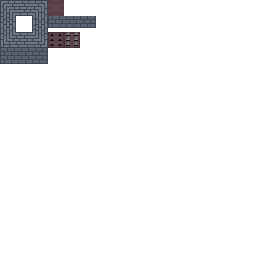
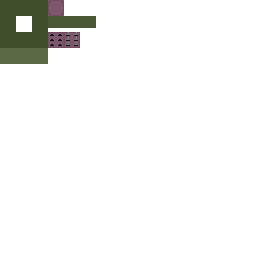
Comparing the layer stacks of the two 256x256 images. Changes:
renamed "alk_ruins_beta.png" to "Layer", hid it, opacity 100% → 41%, moved it above "alk_ruins_beta.png", painted on it over [0, 0, 96, 64]
renamed "Layer" to "alk_ruins_beta.png", showed it, painted on it over [0, 0, 96, 64]
painted on "Layer #1" over [48, 32, 80, 48]
